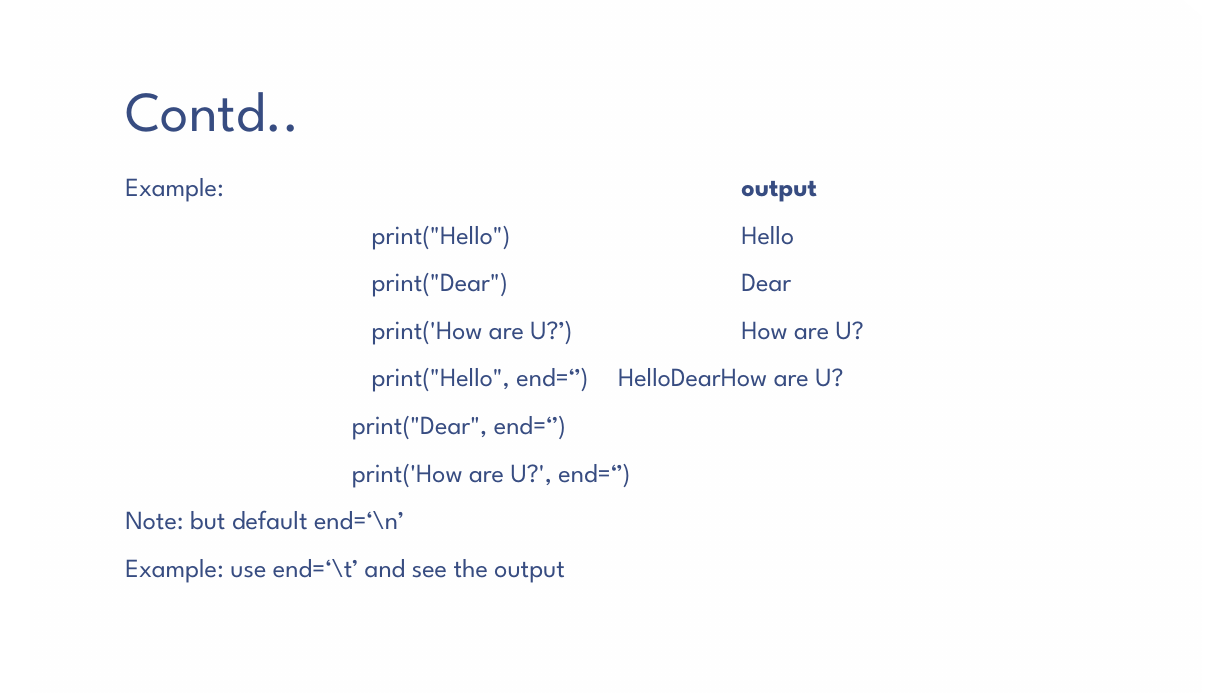
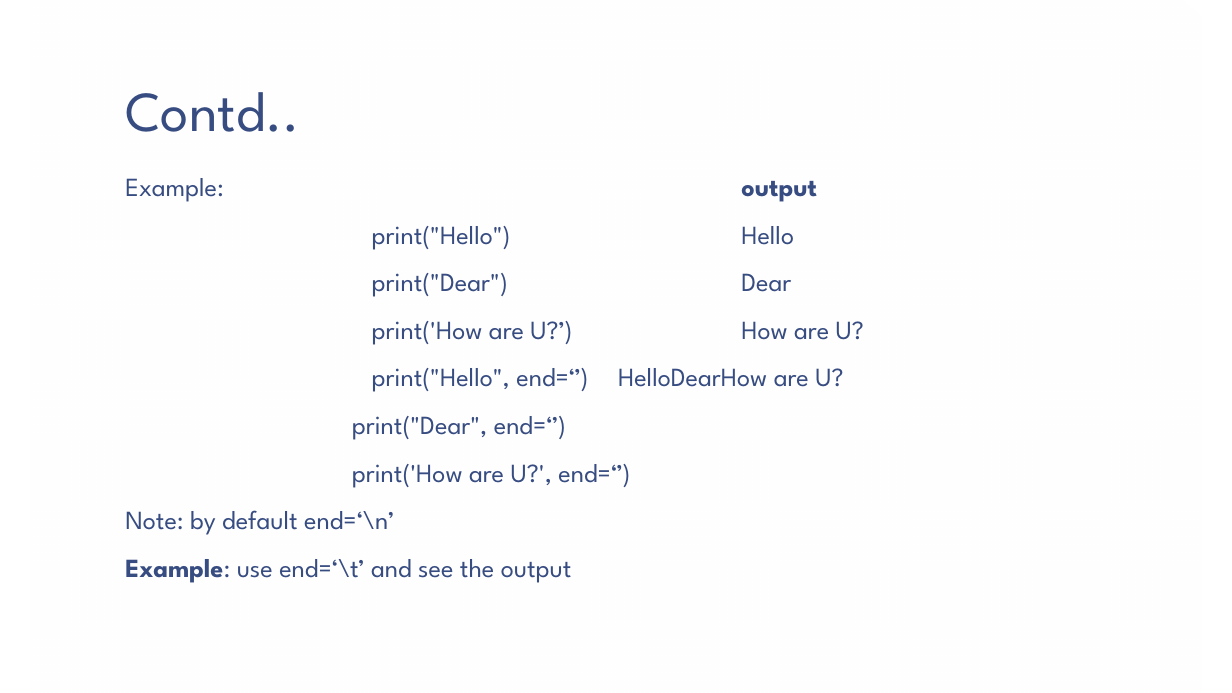
Before and after one commit to vaishnavi-consultants/Computer-Science, a slide deck: slide 19 of Python/Session2/PPT/Python_Fundamentals(Notes).pptx. Drawn at 1232x693 pixels with LibreOffice and Linux fonts; fonts in the diff are those of the drawing; background and template pictures are left out. Boxes give left, top, right and bottom in pixels: in the first picture for what was removed or moved away, otherwise in the second. Text is boxed around its words. In the diff, an @@ line names an element or a change of style, - is before the commit and + after.

```diff
--- a/Python/Session2/PPT/Python_Fundamentals(Notes).pptx
+++ b/Python/Session2/PPT/Python_Fundamentals(Notes).pptx
@@ text at box(125, 510, 394, 535): text changed @@
-Note: but default end=‘\n’
+Note: by default end=‘\n’
@@ text at box(125, 559, 571, 583): bold on in "Example:" @@
```
Also in this commit, not shown: 2 other slides changed, 3 slides added.
